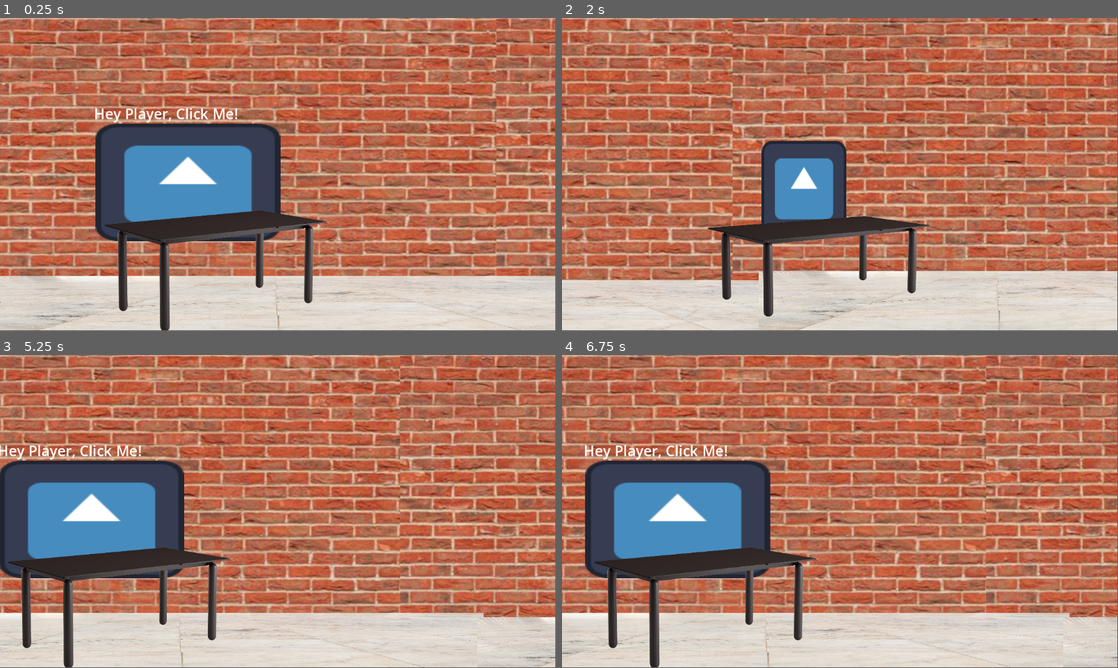
Above: before the commit, frames 1-4 (two rows, left to right).
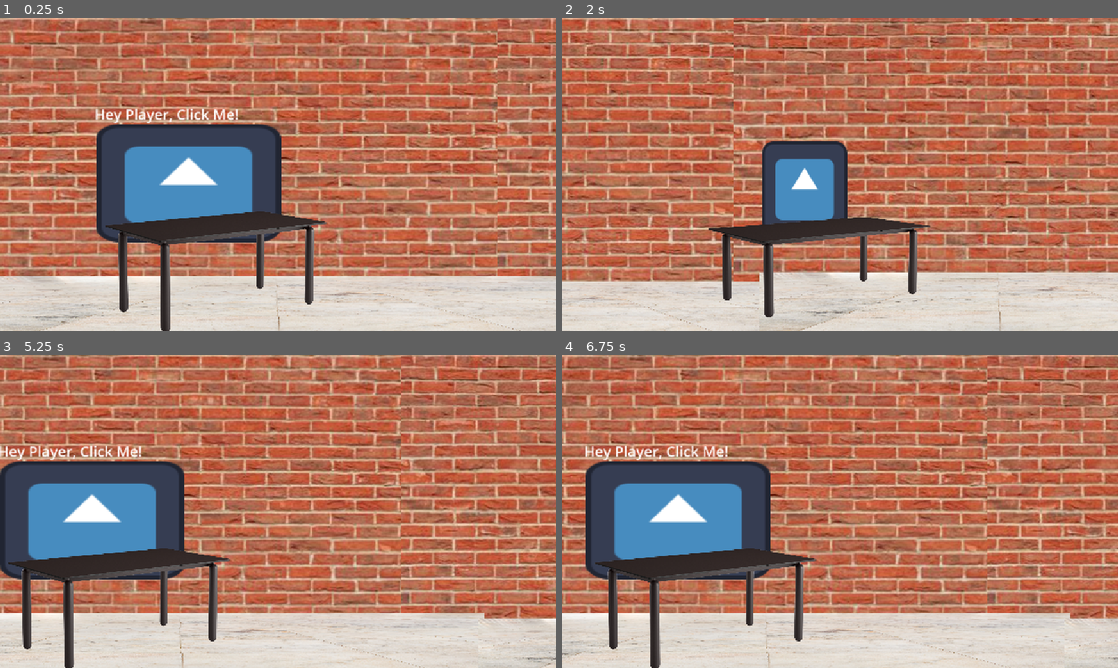
Above: after the commit, the same moments.

Repository: Qualia6/secret-game
Game: Godot game, scene res://main.tscn
Two runs of this game, one before a commit and one after it. Both use one fixed random seed, a clock stepped at 60 frames per second and the inputs below. The engine's default icon, where the game draws it, is replaced by a stand-in: a white triangle on a blue panel in a dark square.
Inputs (mouse positions are in pixels of both pictures, inside the frame that each line leads up to):
- Up to frame 1 (0.25 s): no input
- Up to frame 2 (2 s): tap Enter at 0.5 s; move the mouse to (801, 165) at 0.52 s; hold Right (ui_right) 0.53-1.28 s; click (801, 165) at 0.67 s; move the mouse to (728, 190) at 1.27 s; hold Left (ui_left) from 1.28 s (still down)
- Up to frame 3 (5.25 s): move the mouse to (461, 505) at 2.02 s; release Left (ui_left) at 2.03 s; hold Right (ui_right) 2.03-3.53 s; click (461, 505) at 2.17 s; move the mouse to (250, 574) at 2.77 s; click (250, 574) at 2.92 s; tap Space at 3.5 s; move the mouse to (444, 558) at 3.52 s; hold Left (ui_left) from 3.53 s (still down); tap Enter at 4.25 s; move the mouse to (111, 464) at 4.27 s; move the mouse to (27, 649) at 5.02 s; click (27, 649) at 5.17 s
- Up to frame 4 (6.75 s): tap Space at 5.75 s; move the mouse to (756, 433) at 5.77 s; release Left (ui_left) at 5.78 s; hold Right (ui_right) from 5.78 s (still down); tap Enter at 6.5 s; move the mouse to (962, 495) at 6.52 s
In our replay, the window is 799x449 before the commit and 800x450 after it. These sizes can differ from the game's own. Grey fills any space a smaller window leaves; there, only what the larger window draws over its background counts as a difference.

The runs differ from the first frame. In frame 1, 15% of the frame differs, in the area x 0-100%, y 0-100%; in frame 2, 17%; in frame 3, 15%; in frame 4, 15%.

Commit message:
scale correctly and export

Diff:
--- a/main.tscn
+++ b/main.tscn
@@ -143,6 +143,7 @@
 
 [node name="Camera2D" type="Camera2D" parent="."]
 position = Vector2(582, 320)
+editor_draw_limits = true
 script = ExtResource("6_7mycd")
 SPEED = 100.0
 ACCEL_RATE = 2.0
--- a/project.godot
+++ b/project.godot
@@ -15,6 +15,11 @@
 config/features=PackedStringArray("4.4", "GL Compatibility")
 config/icon="res://icon.svg"
 
+[display]
+
+window/stretch/mode="canvas_items"
+window/stretch/aspect="keep_height"
+
 [filesystem]
 
 import/blender/enabled=false
Not shown, added: export_presets.cfg
